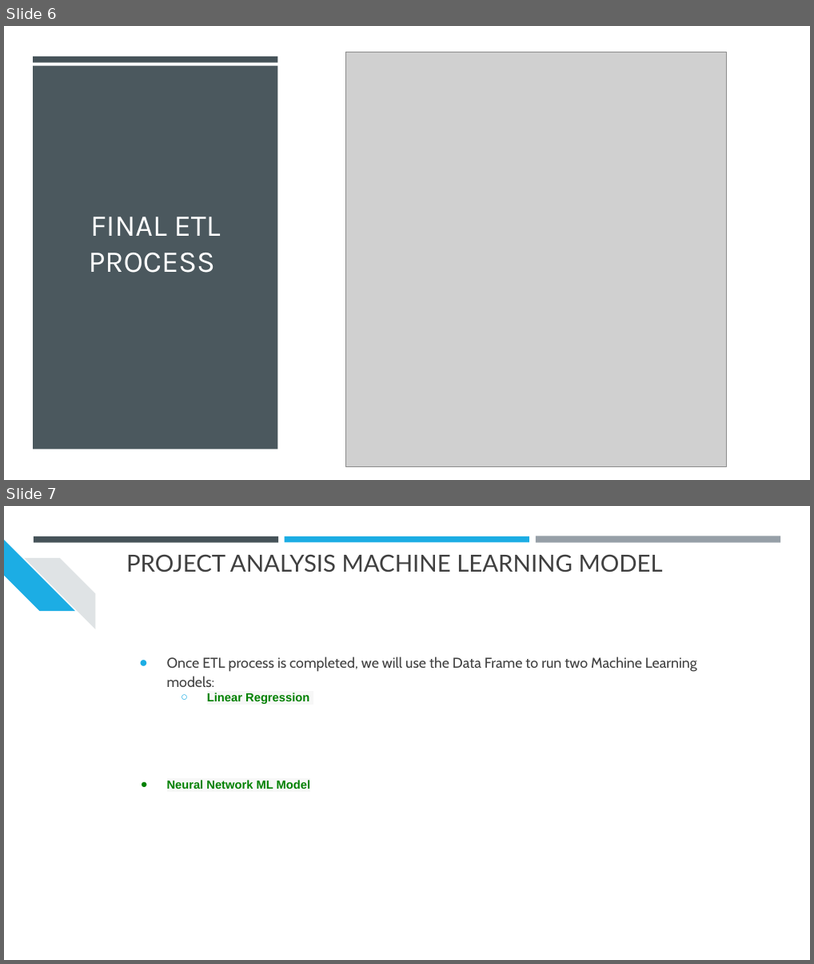
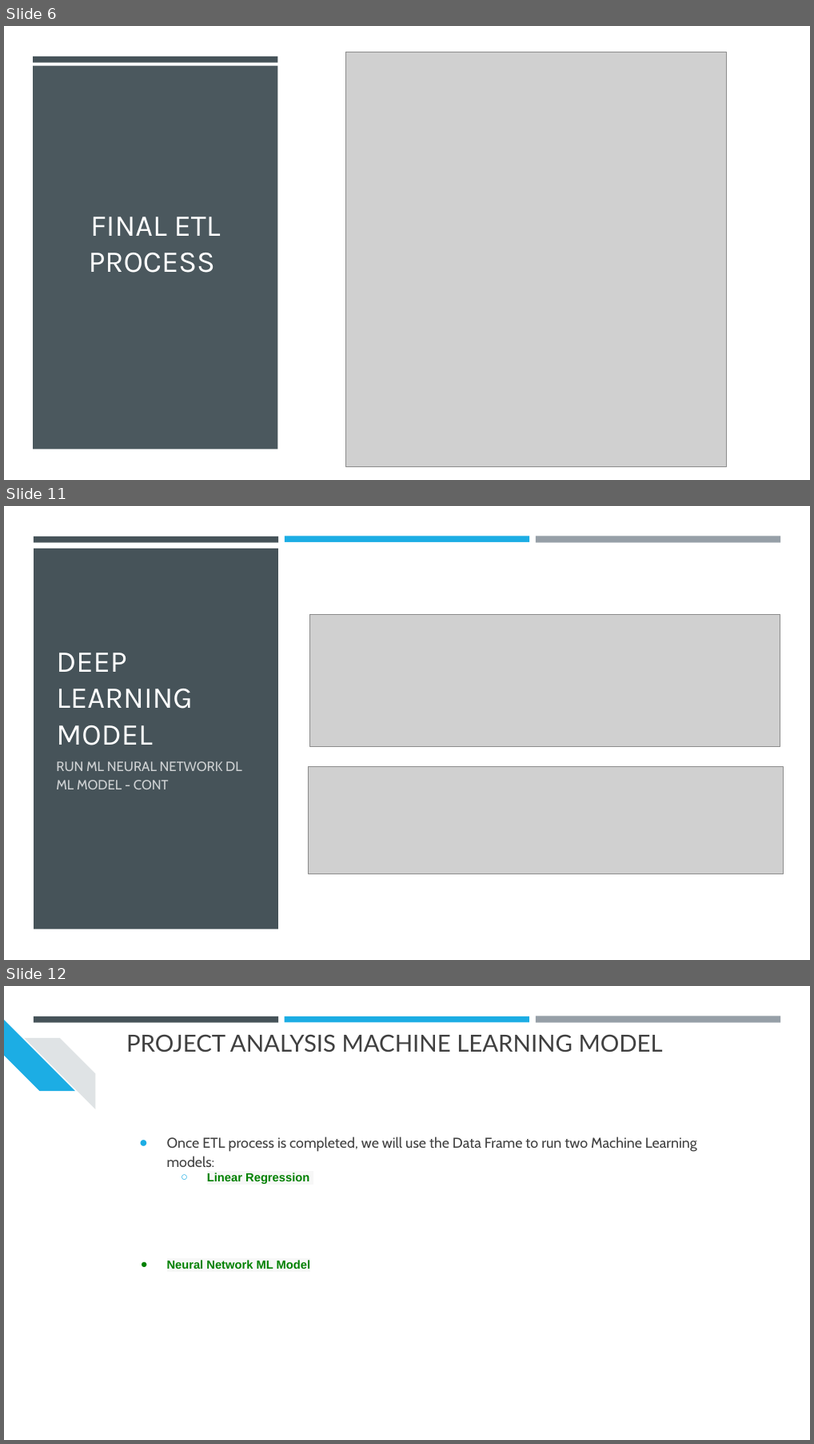
Before and after one commit to srthirum1/Final_Group_Project, a slide deck: CA Housing Prices Analysis.pptx. Shown one above the other, each under a label of ours: slides 6 and 7 before the commit, slides 6, 11 and 12 after it; the slides between them are not shown. The pictures are 814x964 and 814x1444 pixels, drawn with LibreOffice and Linux fonts; fonts in the diff are those of the drawing; grey boxes stand for pictures. Boxes give left, top, right and bottom in pixels: in the first picture for what was removed or moved away, otherwise in the second. Text is boxed around its words. In the diff, an @@ line names an element or a change of style, - is before the commit and + after.

```diff
--- a/CA Housing Prices Analysis.pptx
+++ b/CA Housing Prices Analysis.pptx
@@ slide 11 added at [4,506,810,960], background #FFFFFF; not listed: 1 template element that a slide beside it also shows @@
@@ rectangle added at [4,506,810,960], fill #FFFFFF @@
@@ rectangle added at [34,536,278,542], fill #465359 @@
@@ rectangle added at [34,548,278,929], fill #465359 @@
@@ rectangle added at [285,536,530,542], fill #1CADE4 @@
@@ rectangle added at [536,536,781,543], fill #969FA7 @@
@@ picture added at [310,614,781,746] @@
@@ title added at [56,652,192,745], 36 pt, text #FFFFFF @@
+DEEP LEARNING MODEL
@@ text added at [56,761,242,789], 16 pt, text #FFFFFF at 75% opacity @@
+RUN ML NEURAL NETWORK DL ML MODEL - CONT
@@ picture added at [308,767,784,874] @@
@@ what was slide 7 is now slide 12 @@
```
Also in this commit, not shown: 1 slide changed, 6 other slides added.
